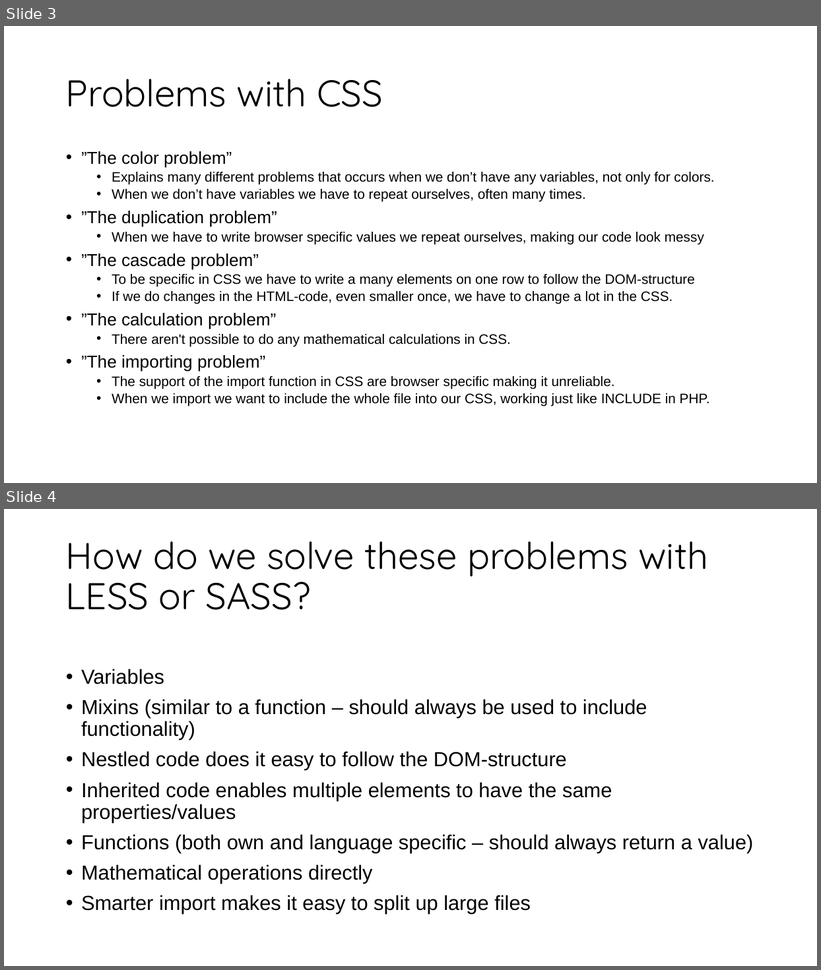
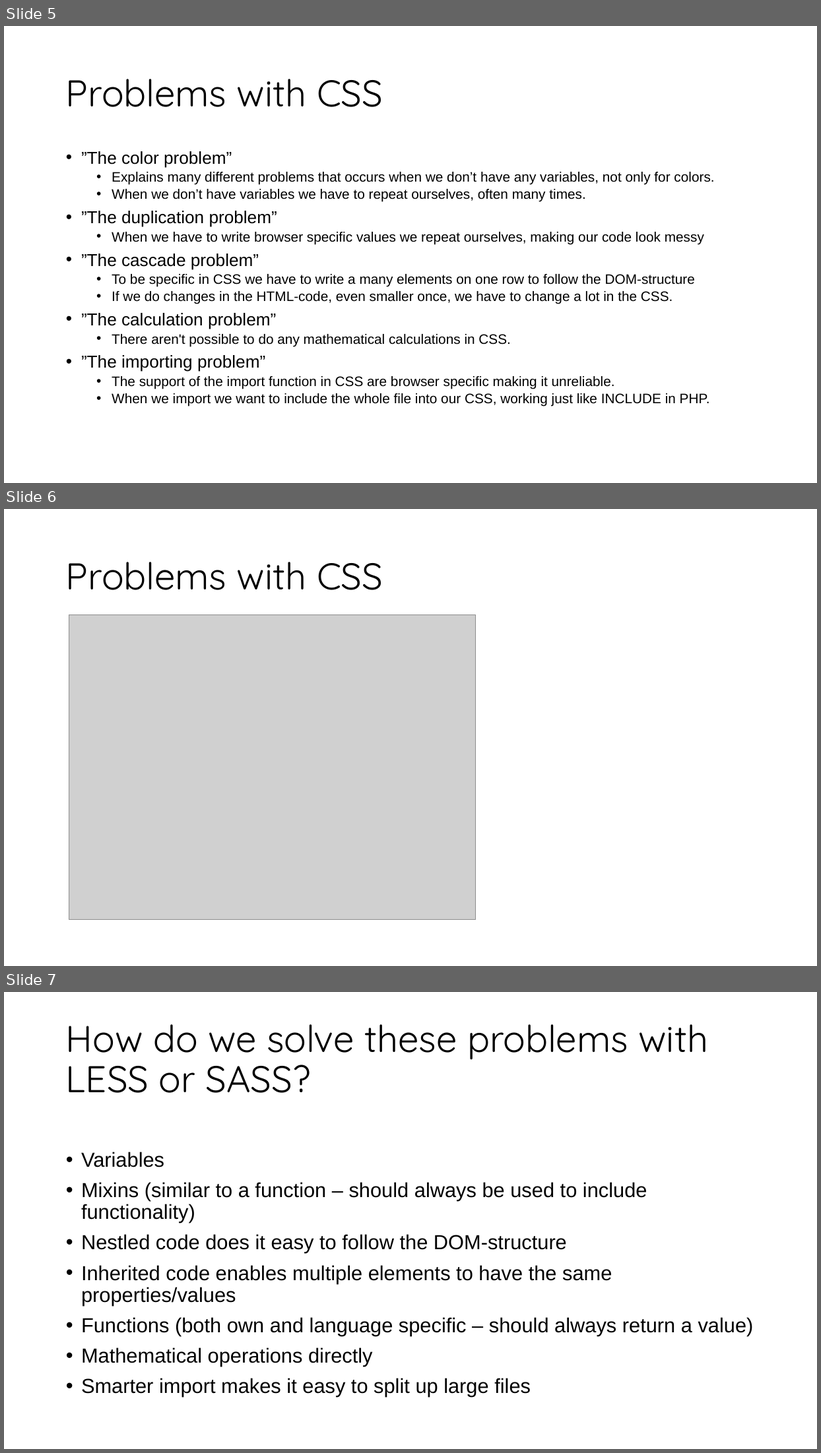
Before and after one commit to stiltet/SASS-Code-Example-Demo, a slide deck: Presentation.pptx. Shown one above the other, each under a label of ours: slides 3 and 4 before the commit, slides 5, 6 and 7 after it. The pictures are 821x970 and 821x1453 pixels, drawn with LibreOffice and Linux fonts; fonts in the diff are those of the drawing; grey boxes stand for pictures. Boxes give left, top, right and bottom in pixels: in the first picture for what was removed or moved away, otherwise in the second. Text is boxed around its words. In the diff, an @@ line names an element or a change of style, - is before the commit and + after.

```diff
--- a/Presentation.pptx
+++ b/Presentation.pptx
@@ slide 6 added at [4,509,817,966], background #FFFFFF @@
@@ title added at [66,562,383,590], 44 pt, text #000000 @@
+Problems with CSS
@@ picture added at [69,615,475,920] @@
@@ what was slide 3 is now slide 5 @@
@@ what was slide 4 is now slide 7 @@
```
Also in this commit, not shown: 9 slides changed, 5 other slides added, 9 other files.
